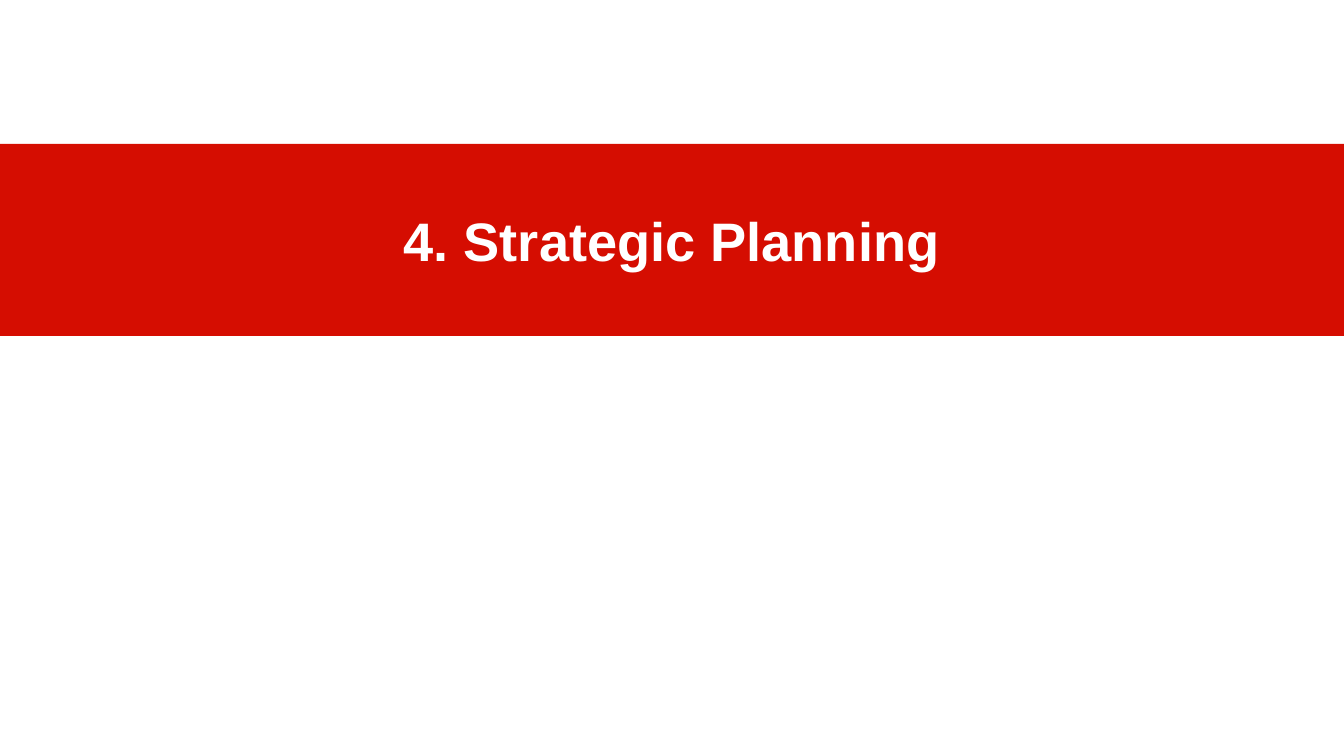
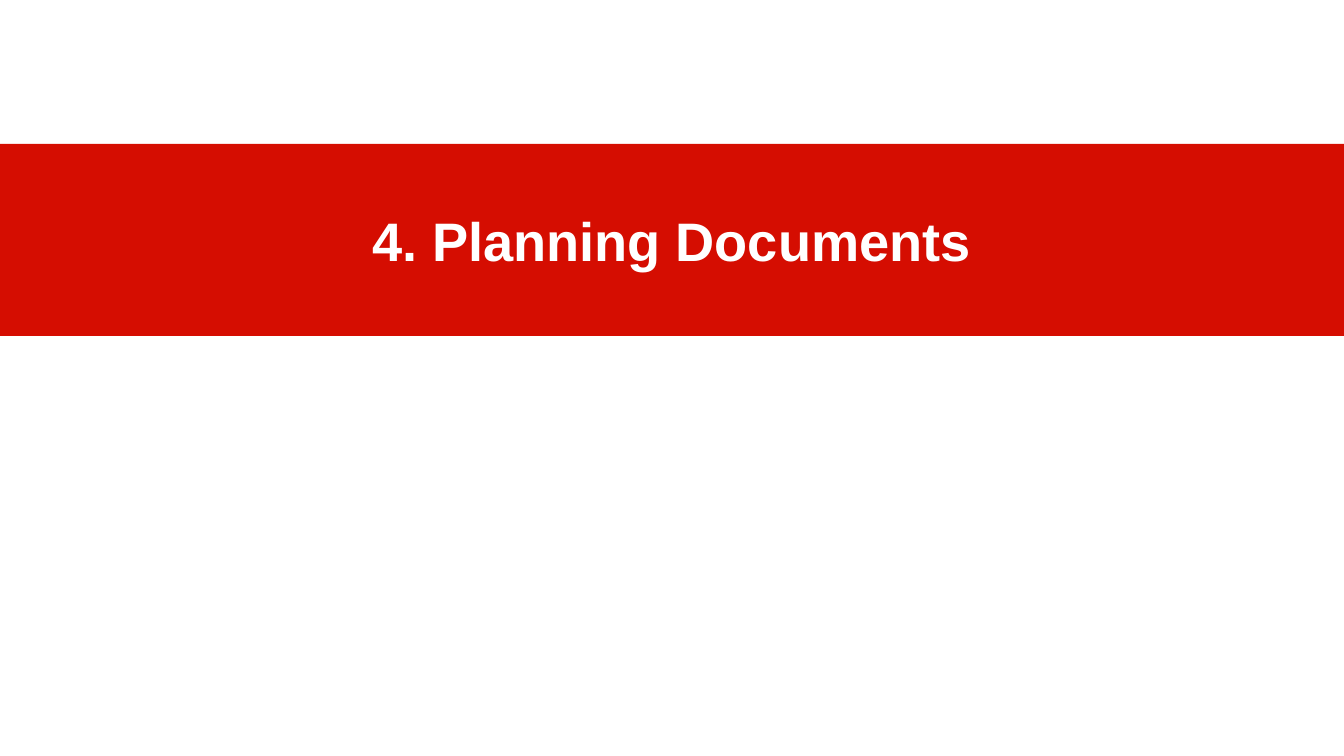
Before and after one commit to dirkriehle/amos-course, a slide deck: slide 20 of Lecture slides/AMOS B02 - Tools and Artifacts.odp (slide 19 before the commit). Drawn at 1344x756 pixels with LibreOffice and Linux fonts; fonts in the diff are those of the drawing. Boxes give left, top, right and bottom in pixels: in the first picture for what was removed or moved away, otherwise in the second. Text is boxed around its words. In the diff, an @@ line names an element or a change of style, - is before the commit and + after.

```diff
--- a/Lecture slides/AMOS B02 - Tools and Artifacts.odp
+++ b/Lecture slides/AMOS B02 - Tools and Artifacts.odp
@@ title at [372,221,971,271]: text changed @@
-4. Strategic Planning
+4. Planning Documents
```
Also in this commit, not shown: 1 slide added, 15 other files.
